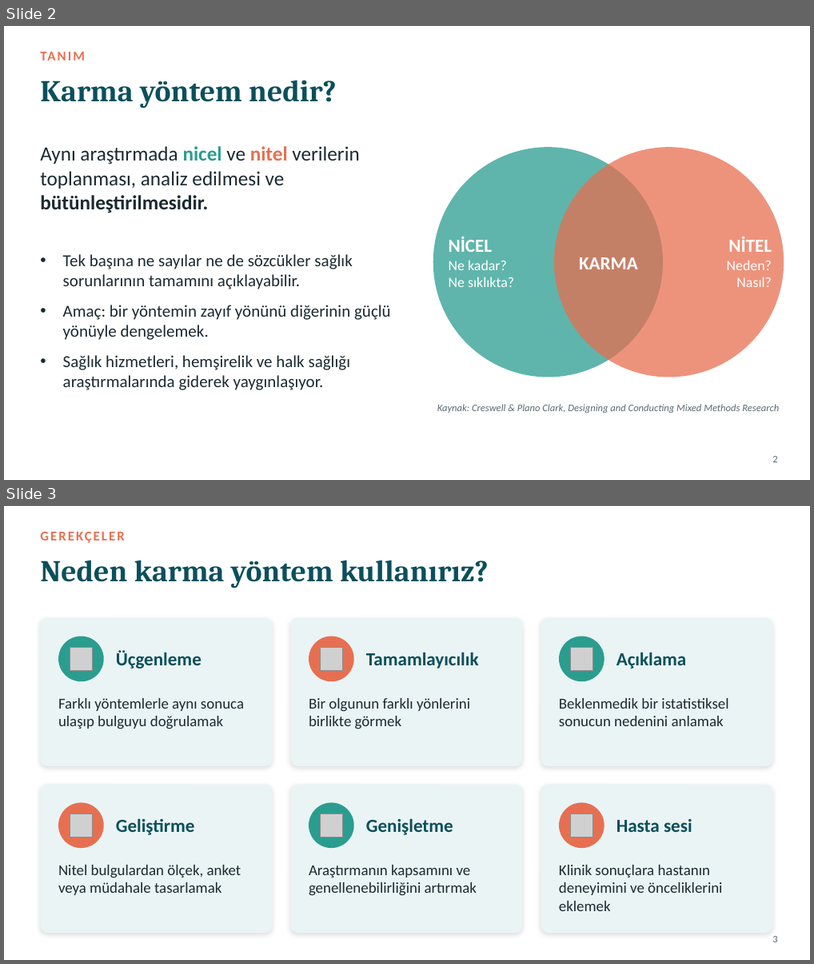
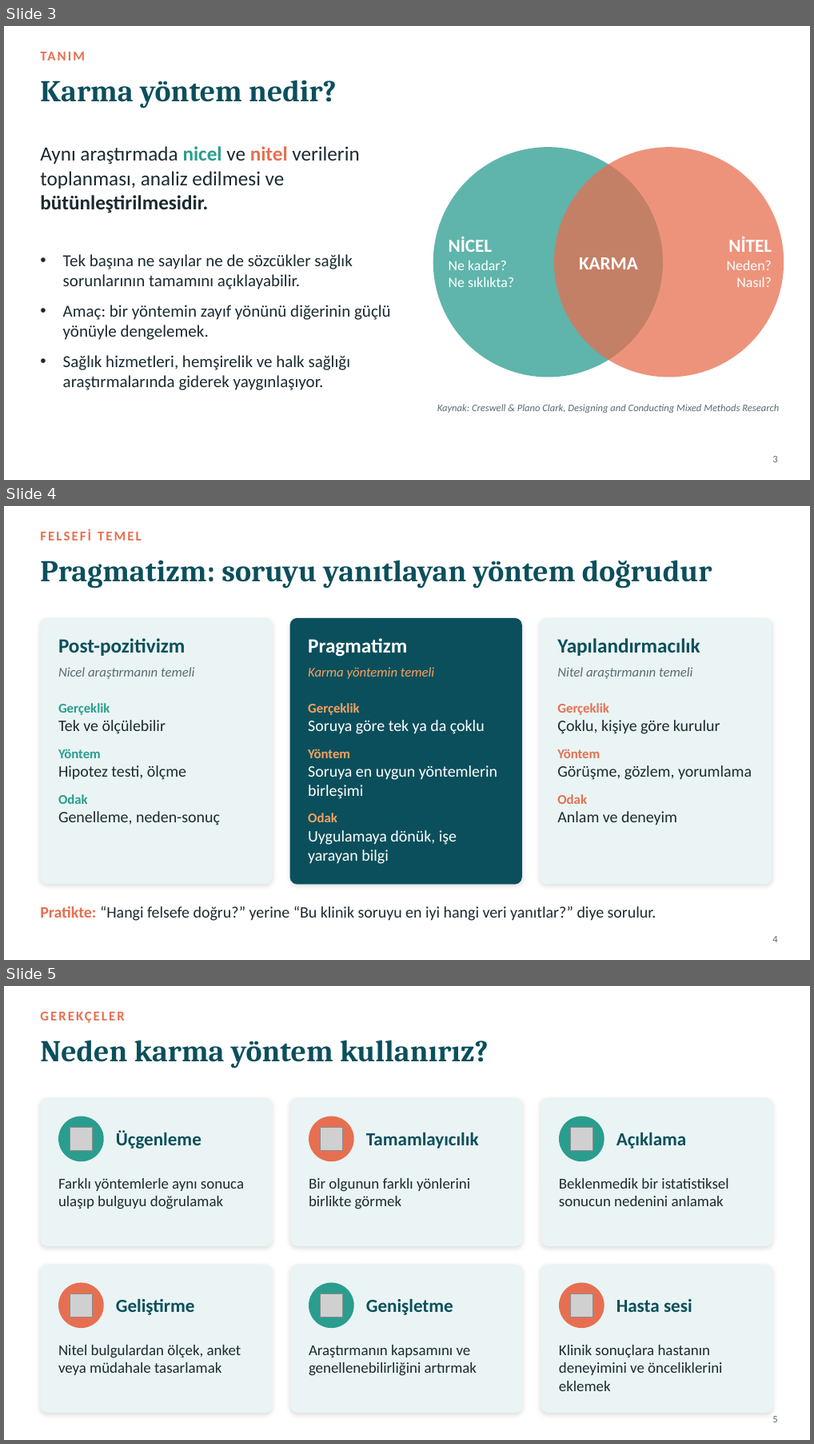
Before and after one commit to sadafac4/istatistik, a slide deck: sunum/10_Karma_Yontemler.pptx. Shown one above the other, each under a label of ours: slides 2 and 3 before the commit, slides 3, 4 and 5 after it. The pictures are 814x964 and 814x1444 pixels, drawn with LibreOffice and Linux fonts; fonts in the diff are those of the drawing; grey boxes stand for pictures. Boxes give left, top, right and bottom in pixels: in the first picture for what was removed or moved away, otherwise in the second. Text is boxed around its words. In the diff, an @@ line names an element or a change of style, - is before the commit and + after.

```diff
--- a/sunum/10_Karma_Yontemler.pptx
+++ b/sunum/10_Karma_Yontemler.pptx
@@ slide 4 added at (x1=4, y1=506, x2=810, y2=960), background #FFFFFF @@
@@ text added at (x1=40, y1=529, x2=142, y2=540), 16 pt, text #E76F51, bold @@
+FELSEFİ TEMEL
@@ title added at (x1=40, y1=560, x2=713, y2=588), 36 pt, text #0B4F5C, bold @@
+Pragmatizm: soruyu yanıtlayan yöntem doğrudur
@@ rounded rectangle added at (x1=40, y1=618, x2=273, y2=884), fill #EAF4F4 @@
@@ rounded rectangle added at (x1=290, y1=618, x2=522, y2=884), fill #0B4F5C @@
@@ rounded rectangle added at (x1=540, y1=618, x2=772, y2=884), fill #EAF4F4 @@
@@ text added at (x1=58, y1=638, x2=185, y2=656), 24 pt, text #0B4F5C, bold @@
+Post-pozitivizm
@@ text added at (x1=308, y1=638, x2=407, y2=656), 24 pt, text #FFFFFF, bold @@
+Pragmatizm
@@ text added at (x1=558, y1=638, x2=700, y2=656), 24 pt, text #0B4F5C, bold @@
+Yapılandırmacılık
@@ text added at (x1=58, y1=667, x2=194, y2=679), 16 pt, text #5B6C73, italic @@
+Nicel araştırmanın temeli
@@ text added at (x1=308, y1=667, x2=434, y2=679), 16 pt, text #F4A261, italic @@
+Karma yöntemin temeli
@@ text added at (x1=558, y1=667, x2=693, y2=679), 16 pt, text #5B6C73, italic @@
+Nitel araştırmanın temeli
@@ text added at (x1=58, y1=703, x2=220, y2=825), 19 pt, text #1B2A30 @@
+Gerçeklik
+Tek ve ölçülebilir
+Yöntem
+Hipotez testi, ölçme
+Odak
+Genelleme, neden-sonuç
@@ text added at (x1=308, y1=703, x2=498, y2=864), 19 pt, text #FFFFFF @@
+Gerçeklik
+Soruya göre tek ya da çoklu
+Yöntem
+Soruya en uygun yöntemlerin birleşimi
+Odak
+Uygulamaya dönük, işe yarayan bilgi
@@ text added at (x1=558, y1=703, x2=752, y2=825), 19 pt, text #1B2A30 @@
+Gerçeklik
+Çoklu, kişiye göre kurulur
+Yöntem
+Görüşme, gözlem, yorumlama
+Odak
+Anlam ve deneyim
@@ text added at (x1=40, y1=906, x2=657, y2=920), 19 pt, text #1B2A30 @@
+Pratikte: “Hangi felsefe doğru?” yerine “Bu klinik soruyu en iyi hangi veri yanıtlar?” diye sorulur.
@@ page number added at (x1=773, y1=936, x2=778, y2=942), 12 pt, text #5B6C73 @@
+4
@@ what was slide 2 is now slide 3 @@
@@ what was slide 3 is now slide 5 @@
@@ page number at (x1=773, y1=1416, x2=778, y2=1422): text changed @@
-3
+5
```
Also in this commit, not shown: 1 slide changed, 12 other slides added, 2 other files.
